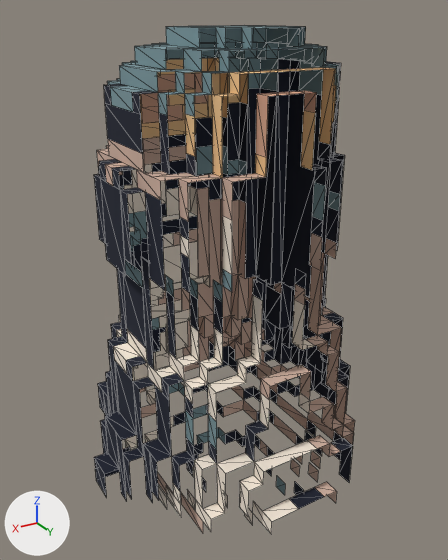
The glTF model balanca/public/voxel/deco/Stump3.glb, before and after one commit.
Before and after are seen from a 50 mm lens placed at (20.0, 32.8, 31.7), pointed at (0.6, 0.4, 15.5). Arrows for +X, +Y and +Z are at lower left; the lights stay in place. The older version comes first. Mesh edges are drawn as thin lines. Where no turn or scale is listed for an object, it has been applied to the vertices. Vertices at exactly the same position are counted once.
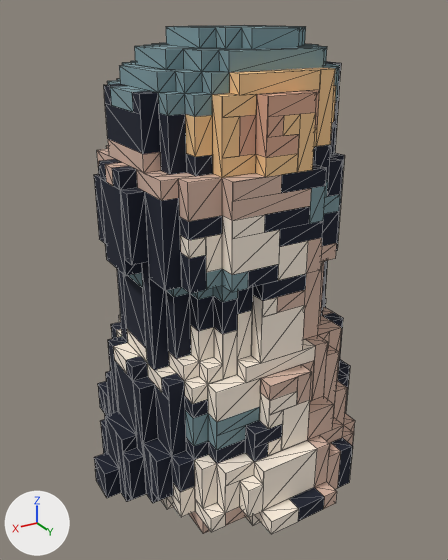
Where the change shows, as pixel boxes [x1, y1, x2, y2] in the pictures (448 x 560 px):
part 1 of me_mesh_0, added: after [105, 27, 355, 534]

Diff of the bpy script that builds the scene:
```diff
--- a/balanca/public/voxel/deco/Stump3.glb.py
+++ b/balanca/public/voxel/deco/Stump3.glb.py
@@ me_mesh_0 @@
 # used by ob_mesh_0; location = (-9.0, 10.0, 0.0)
-me_mesh_0.from_pydata(...)  # 1094 vertices, 1296 faces; spans x 0.0..19.0, y -19.0..0.0, z 0.0..31.0
+me_mesh_0.from_pydata(...)  # 1194 vertices, 1658 faces; spans x 0.0..19.0, y -19.0..0.0, z 0.0..31.0
+# me_mesh_0 part 1
+# 8 vertices are added at x 8.0..11.0, y -4.0..-2.0, z 7.0..26.0
+# 33 new vertices lie (1.0, 0.0, 0.0) away from vertices in x 3.0..13.0, y -7.0..0.0, z 0.0..29.0
+# 23 new vertices lie (0.0, 0.0, -1.0) away from vertices in x 7.0..15.0, y -5.0..0.0, z 4.0..29.0
+# 21 new vertices lie (-1.0, 0.0, 0.0) away from vertices in x 7.0..16.0, y -7.0..-2.0, z 0.0..27.0
+# 8 new vertices lie (-2.0, 0.0, 0.0) away from vertices in x 11.0..13.0, y -3.0..-2.0, z 2.0..25.0
+# 7 new vertices lie (0.0, 0.0, -2.0) away from vertices in x 7.0..13.0, y -4.0..-3.0, z 12.0..28.0
+# 362 new faces join them
 me_mesh_0.materials.append(mat_paleta)
```
